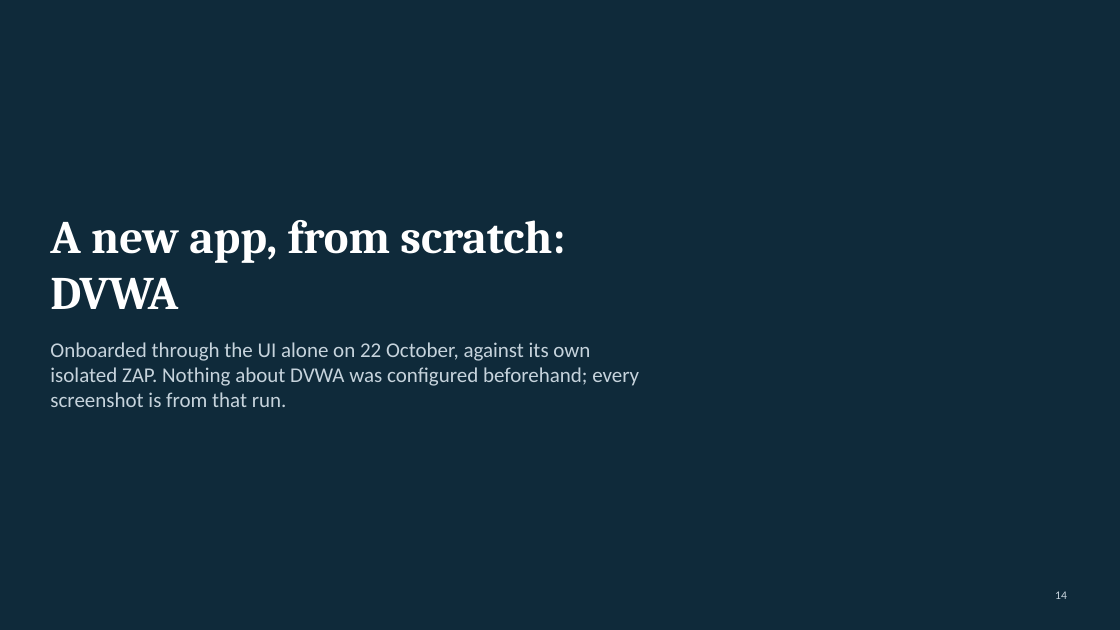
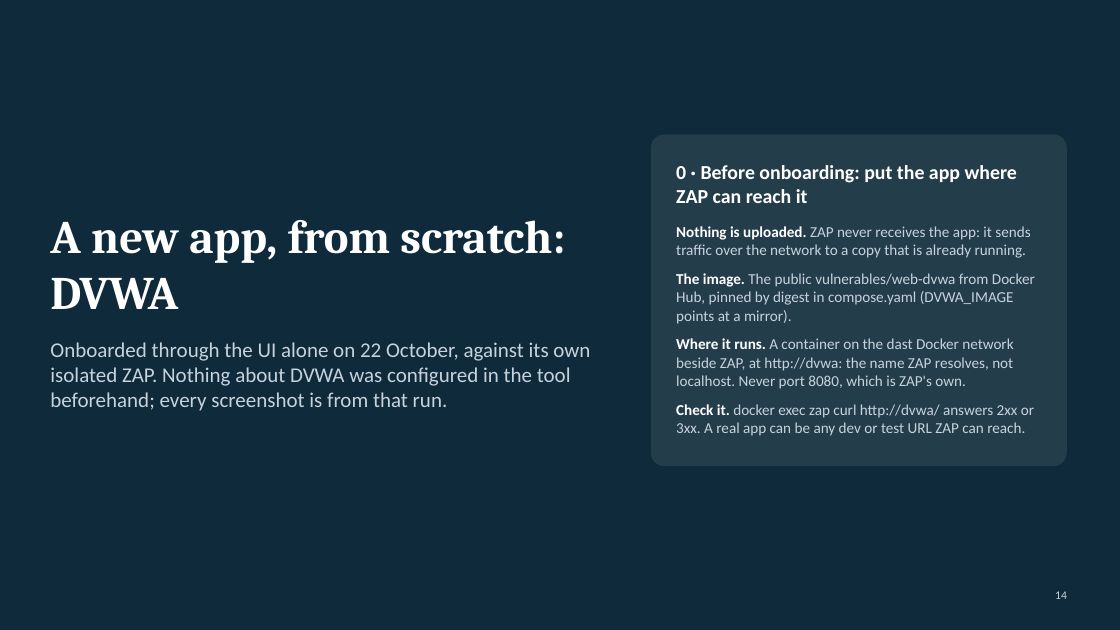
Before and after one commit to CodyYang2016/Dast-Scanning-Tool, a slide deck: slide 14 of docs/ui-docs/dast-ui-progress.pptx. Drawn at 1120x630 pixels with LibreOffice and Linux fonts; fonts in the diff are those of the drawing. Boxes give left, top, right and bottom in pixels: in the first picture for what was removed or moved away, otherwise in the second. Text is boxed around its words. In the diff, an @@ line names an element or a change of style, - is before the commit and + after.

```diff
--- a/docs/ui-docs/dast-ui-progress.pptx
+++ b/docs/ui-docs/dast-ui-progress.pptx
@@ rounded rectangle added at (x1=651, y1=134, x2=1067, y2=466), fill #FFFFFF at 9% opacity @@
@@ text added at (x1=676, y1=165, x2=1017, y2=203), 17 pt, text #FFFFFF, bold @@
+0 · Before onboarding: put the app where ZAP can reach it
@@ text added at (x1=676, y1=226, x2=1035, y2=436), 13 pt, text #C6D3DC @@
+Nothing is uploaded. ZAP never receives the app: it sends traffic over the network to a copy that is already running.
+The image. The public vulnerables/web-dvwa from Docker Hub, pinned by digest in compose.yaml (DVWA_IMAGE points at a mirror).
+Where it runs. A container on the dast Docker network beside ZAP, at http://dvwa: the name ZAP resolves, not localhost. Never port 8080, which is ZAP's own.
+Check it. docker exec zap curl http://dvwa/ answers 2xx or 3xx. A real app can be any dev or test URL ZAP can reach.
@@ text at (x1=50, y1=342, x2=590, y2=411): text changed @@
-Onboarded through the UI alone on 22 October, against its own isolated ZAP. Nothing about DVWA was configured beforehand; every screenshot is from that run.
+Onboarded through the UI alone on 22 October, against its own isolated ZAP. Nothing about DVWA was configured in the tool beforehand; every screenshot is from that run.
```
Also in this commit, not shown: 2 slides added.
